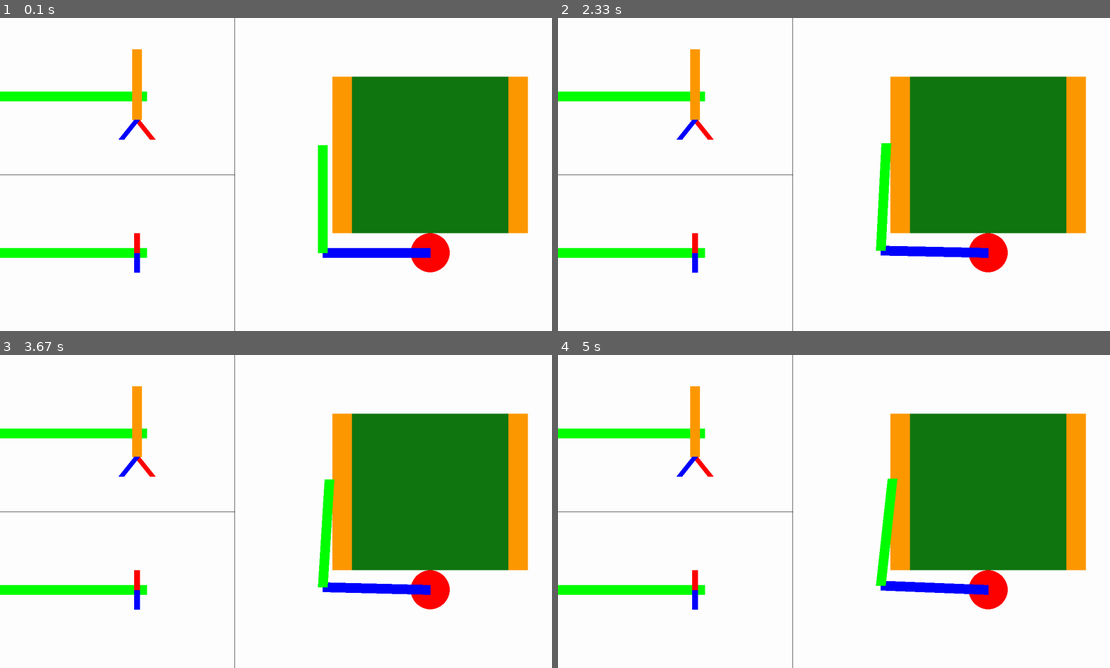
Above: before the commit, frames 1-4 (two rows, left to right).
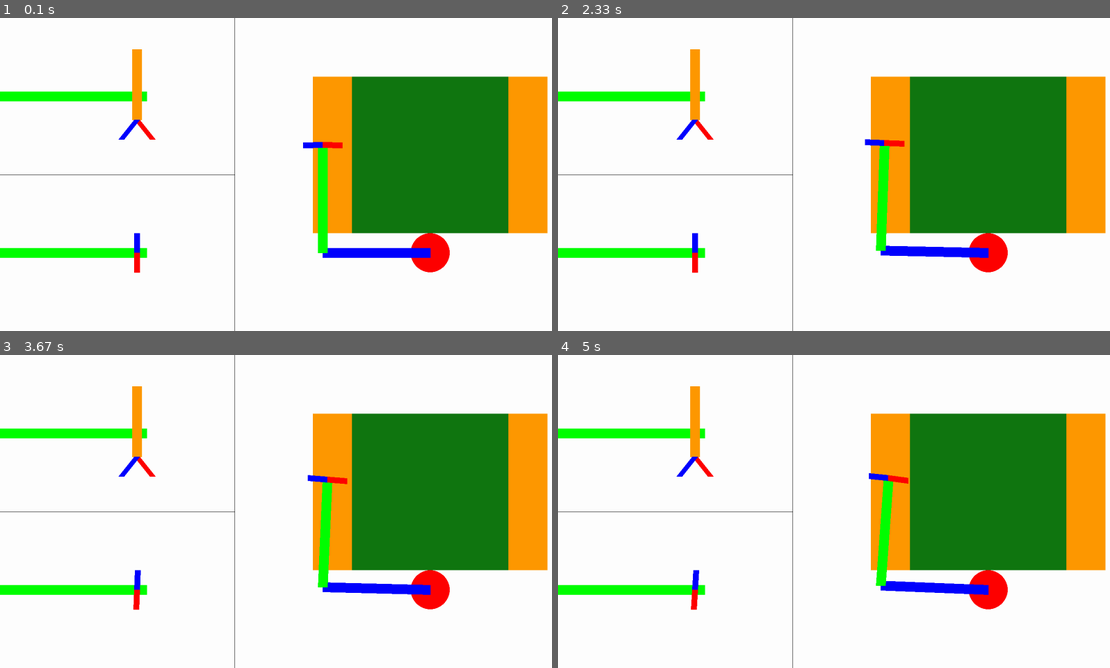
Above: after the commit, the same moments.

Repository: XCoret/R2-MINO
Game: pygame game, started from code/pygameSimulation.py
The game is run twice, just before and just after one commit, with the same random seed, the same clock (stepped at 60 frames per second) and the same inputs.
Inputs:
- Up to frame 1 (0.1 s): no input
- Up to frame 2 (2.33 s): hold Right 0.33-0.8 s; hold Up 0.83-1.13 s; hold Right 1.17-1.63 s; hold Left 1.67-2.2 s; hold Down from 2.23 s (still down)
- Up to frame 3 (3.67 s): release Down at 2.53 s; hold Left 2.57-2.97 s; hold Up 3-3.37 s; hold Right from 3.4 s (still down)
- Up to frame 4 (5 s): release Right at 4.03 s; hold Down 4.07-4.43 s; hold Right from 4.97 s (still down)

The runs differ from the first frame. In frame 1, 3.4% of the frame differs, in the area x 24-100%, y 18-82%; in frame 2, 3.5%; in frame 3, 3.5%; in frame 4, 3.7%.

Commit message:
degree tool

Diff:
--- a/code/moviment.py
+++ b/code/moviment.py
@@ -15,6 +15,7 @@
     IDLE_X = 180
     IDLE_Y = 90
     LIFT_VALUE= 360
+    IDLE_TOOL = 180
 
 
     pos = 0
@@ -56,15 +57,25 @@
         else:
             return self.CLOSE_DEGREES
 
-    def operateToolRotate(self, direction):
+    def operateToolRotate(self, direction, angulo1, angulo2, angulo3):
+        baseX = self.ARM_1 * math.cos(math.radians(angulo1))
+        baseY = self.ARM_1 * math.sin(math.radians(angulo2+180))
+
+        toolX = self.ARM_2 * math.cos(math.radians(angulo1 + angulo2 + 180))  + baseX
+        toolY = self.ARM_2 * math.sin(math.radians(angulo1 + angulo2 + 360)) + baseY
+
+        x = round(toolX) - round(baseX)
+        y = round(toolY) - round(baseY)
+        degree =  math.degrees(math.atan2(y, x))
+
         if (direction == "N"):
-            return 0
+            return (90 - angulo1 - angulo2 +180 +180) %360
         elif (direction == "S"):
-            return 180
+            return 270 - angulo1 - angulo2
         elif (direction == "E"):
-            return 90
+            return 0 - angulo1 - angulo2
         elif (direction == "W"):
-            return 270
+            return 180 - angulo1 - angulo2
 
     def operateToolLift(self, isLift):
         if(isLift):
@@ -79,6 +90,7 @@
         return calculate_movement(x_pos, y_pos)
 
 
+
 ''' test that will be on calcul module '''
 #c = C()
 #c.calculate_movement(20, 45)
--- a/code/pygameSimulation.py
+++ b/code/pygameSimulation.py
@@ -22,7 +22,7 @@
 
 ## TABLE ##
 tableSide = 400 ## mm
-laterals = 50 ##mm
+laterals = 100 ##mm
 
 ## BASE
 baseX= 1100
@@ -56,6 +56,10 @@
 minOpening = 20
 maxOpening = 40
 actualOpening = maxOpening
+degreeTool = 180
+nextDegreeTool = degreeTool
+maxDegreeTool = 360
+toolCompensation = 0
 
 
 ## INIT ##
@@ -67,8 +71,10 @@
 degreeA, degreeB = mov.idlePosition()
 next_degreeA = degreeA
 next_degreeB = degreeB
+next_toolCompensation = toolCompensation
 armAReady = False
 armBReady = False
+compensationReady = False
 
 hasStartedCatch = False
 hasStartedDrop = False
@@ -76,7 +82,45 @@
 count_test1 = 0
 count_test2 = 0
 count_test3 = 0
+count_test4 = 0
 setIdle = False
+
+
+## CALCULATE FUNCTIONS ##
+
+def resetDegrees():
+    return mov.idlePosition()
+
+def calculateFirstArm():
+    x = lenghtA * math.cos(math.radians(degreeA)) + baseX
+    y = lenghtA * math.sin(math.radians(degreeA+180)) + baseY
+    return x,y
+
+def calculateSecondArm():
+    x = lenghtB * math.cos(math.radians(degreeA + degreeB + 180))  + AposX
+    y = lenghtB * math.sin(math.radians(degreeA + degreeB + 360)) + AposY
+    return x,y
+
+def calculateSlide(degA, degB):
+    x = math.cos(math.radians(degA))* math.sin(math.radians(degB)) + math.sin(math.radians(degA))* math.cos(math.radians(degB))
+    y = math.sin(math.radians(degA))* math.sin(math.radians(degB)) - math.cos(math.radians(degA))* math.cos(math.radians(degB))
+    deg = math.degrees(math.atan2(y, x))
+    print(deg)
+
+def calculateSecondArmAngle():
+    x = round(BposX) - round(AposX)
+    y = round(BposY) - round(AposY)
+    degree =  math.degrees(math.atan2(y, x))
+    return degree
+
+def calculateToolAngleForPrint():
+    return degreeTool + calculateSecondArmAngle()
+
+def calculateIdleDegreeTool():
+    x = round(BposX) - round(AposX)
+    y = round(BposY) - round(AposY)
+    degree = math.degrees(math.atan2(y, x))
+    return degree + degreeTool
 
 
 ## PRINT FUNCTIONS ##
@@ -92,10 +136,10 @@
     pygame.draw.line(pWindow, black, (0,heightRow), (widthColumn, heightRow))
 
 def printFirstCell():
-    pygame.draw.line(pWindow, green, (0,heightRow/2), (375,heightRow/2), widthB)
+    pygame.draw.line(pWindow, green, (0,round(heightRow/2)), (375,round(heightRow/2)), widthB)
 
 def printSecondCell():
-    pygame.draw.line(pWindow, green, (0,heightRow+(heightRow/2)), (375,heightRow+(heightRow/2)), widthB)
+    pygame.draw.line(pWindow, green, (0,heightRow+round(heightRow/2)), (375,heightRow+round(heightRow/2)), widthB)
 
 def printLiftTool(actualHeight):
     pygame.draw.line(pWindow, orange, (350,actualHeight+20), (350,actualHeight+lengthC), widthB)
@@ -106,34 +150,28 @@
 
 def printToolCell2(degree):
     centerX = 350
-    centerY = heightRow+(heightRow/2)
+    centerY = round(heightRow+(heightRow/2))
     lenghtTool = 50
     blueX = lenghtTool * math.cos(math.radians(degree+90)) + 350
     blueY = lenghtTool * math.sin(math.radians(degree+90)) + lengthC + heightRow
     redX = lenghtTool * math.cos(math.radians(degree-90)) + 350
     redY =  lenghtTool * math.sin(math.radians(degree-90)) + lengthC + heightRow
-    pygame.draw.line(pWindow, blue, (blueX,blueY), (centerX,centerY), 15)
-    pygame.draw.line(pWindow, red, (redX,redY), (centerX,centerY), 15)
-
-## CALCULATE FUNCTIONS ##
-
-def resetDegrees():
-    return mov.idlePosition()
-
-def calculateFirstArm():
-    x = lenghtA * math.cos(math.radians(degreeA)) + baseX
-    y = lenghtA * math.sin(math.radians(degreeA+180)) + baseY
-    return x,y
-
-def calculateSecondArm():
-    x = lenghtB * math.cos(math.radians(degreeA + degreeB + 180))  + AposX
-    y = lenghtB * math.sin(math.radians(degreeA + degreeB + 360)) + AposY
-    return x,y
-
-def calculateDegreeTool(x, y):
-    degTool = math.degrees(math.atan2(y, x))
-    print(degTool)
-    return degTool
+    pygame.draw.line(pWindow, blue, (round(blueX),round(blueY)), (centerX,centerY), 15)
+    pygame.draw.line(pWindow, red, (round(redX),round(redY)), (centerX,centerY), 15)
+
+def printToolPrincipal(degree):
+    centerX, centerY = calculateSecondArm()
+
+    lenghtTool = 50
+    blueX = lenghtTool * math.cos(math.radians(calculateToolAngleForPrint()+90)) + centerX
+    blueY = lenghtTool * math.sin(math.radians(calculateToolAngleForPrint()+90)) + centerY
+    redX = lenghtTool * math.cos(math.radians(calculateToolAngleForPrint()-90)) + centerX
+    redY =  lenghtTool * math.sin(math.radians(calculateToolAngleForPrint()-90)) + centerY
+    pygame.draw.line(pWindow, blue, (round(blueX),round(blueY)), (centerX,centerY), 15)
+    pygame.draw.line(pWindow, red, (round(redX),round(redY)), (centerX,centerY), 15)
+
+
+
 
 ## MOVEMENT FUNCTIONS ##
 
@@ -145,7 +183,6 @@
     else:
         next_degreeA, next_degreeB = mov.calculate_movement(goX, goY)
 
-
 def upTool():
     global actualHeight
     global isDown
@@ -183,6 +220,7 @@
         return False
 
 def rotateTool():
+
     return False
 
 def catch():
@@ -214,7 +252,6 @@
 def test1():
     positions = [[0, 5], [25, 5], [25, 25], [25, 45], [0, 45], [-20, 45], [-20, 25], [-20, 5]]
     (x, y) = mov.calculate_movement(positions[count_test1][0], positions[count_test1][1])
-    #calculateDegreeTool(positions[count_test1][0], positions[count_test1][1])
     return x, y
 
 def test2(setIdle):
@@ -238,6 +275,26 @@
     elif(count_test3 == 2):
         goTo(10,35, True)
 
+def test4():
+    global nextDegreeTool
+    positions = ["N", "N", "N", "N", "N", "N", "N"]
+    nextDegreeTool = mov.operateToolRotate(positions[count_test4], degreeA, degreeB, degreeTool)
+    print("A: ", degreeA, " B: ", degreeB, " C: ", degreeTool)
+    print("New degree: ",nextDegreeTool)
+
+
+def wtf():
+    baseX = lenghtA * math.cos(math.radians(degreeA))
+    baseY = lenghtA * math.sin(math.radians(degreeB+180))
+
+    toolX = lenghtB * math.cos(math.radians(degreeA + degreeB + 180))  + baseX
+    toolY = lenghtB * math.sin(math.radians(degreeA + degreeB + 360)) + baseY
+
+    x = round(toolX) - round(baseX)
+    y = round(toolY) - round(baseY)
+    degree =  math.degrees(math.atan2(y, x))
+    print("degreeC: ", degreeTool, " degreeB: ", degree)
+
 
 ## MAIN ##
 
@@ -252,12 +309,18 @@
     (BposX,BposY) = calculateSecondArm()
     pygame.draw.line(pWindow, green, (round(AposX),round(AposY)), (round(BposX),round(BposY)), widthB)
 
+    printToolPrincipal(calculateIdleDegreeTool())
+
     printFirstCell()
     printLiftTool(actualHeight)
     printTool(actualHeight, actualOpening)
 
     printSecondCell()
-    printToolCell2(0)
+    printToolCell2(degreeTool)
+    calculateSecondArmAngle()
+
+    #wtf()
+
 
     for pEvent in pygame.event.get():
         if pEvent.type == QUIT:
@@ -282,6 +345,7 @@
             # Test 1: movement
             elif pEvent.key == K_RIGHT:
                 next_degreeA, next_degreeB = test1()
+                calculateSlide(next_degreeA, next_degreeB)
                 count_test1 +=1
                 if count_test1>7:
                     count_test1 = 0
@@ -293,9 +357,12 @@
                 if count_test3>2:
                     count_test3 = 0
 
+            # Test 4: tool
             elif pEvent.key == K_DOWN:
-                if degreeB>0:
-                    degreeB-=1
+                test4()
+                count_test4 +=1
+                if count_test4>6:
+                    count_test4 = 0
         ## END KEY controls
 
 
@@ -309,7 +376,7 @@
     else:
         armAReady = True
 
-     ## Gradual increment of degreeB
+    ## Gradual increment of degreeB
     if round(degreeB,2) != next_degreeB:
         armBReady = False
         if(degreeB < next_degreeB):
@@ -319,6 +386,15 @@
     else:
         armBReady = True
 
+    ## Gradual increment of compensationTool
+    if round(degreeTool,2) != round(nextDegreeTool,2):
+
+        if(degreeTool < nextDegreeTool):
+            degreeTool +=0.05
+        else:
+            degreeTool -=0.05
+
+
     ## Flow control
     if armAReady and armBReady and hasStartedCatch:
         catch()
